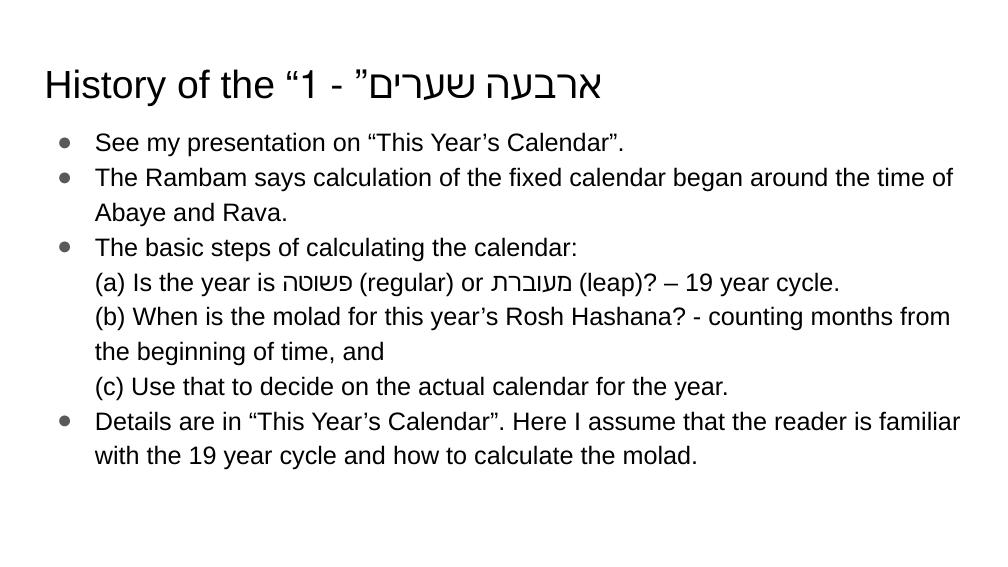
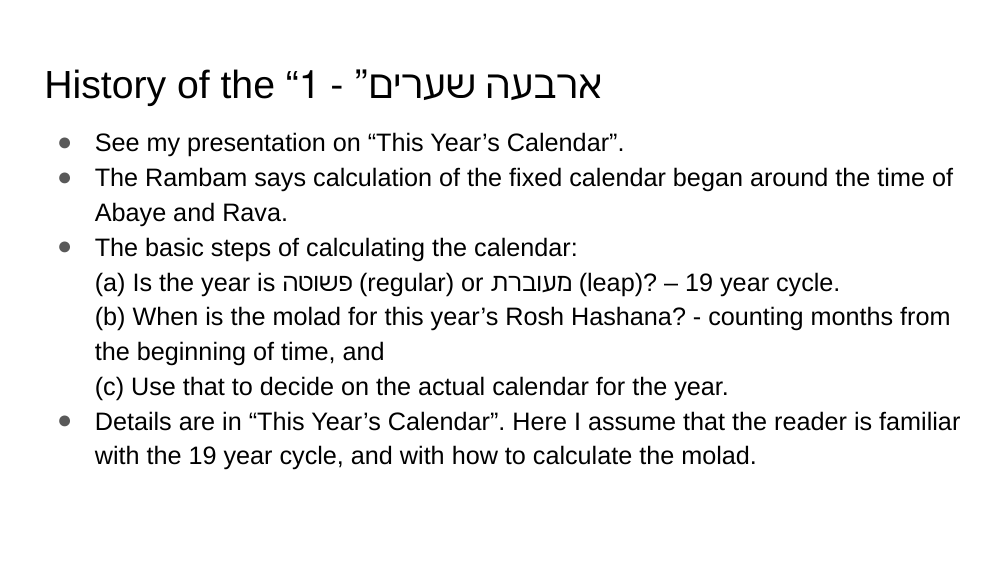
Before and after one commit to MichoelR/Keviyus, a slide deck: slide 3 of FourGates/FourGates.pptx. Drawn at 1008x567 pixels with LibreOffice and Linux fonts; fonts in the diff are those of the drawing. Boxes give left, top, right and bottom in pixels: in the first picture for what was removed or moved away, otherwise in the second. Text is boxed around its words. In the diff, an @@ line names an element or a change of style, - is before the commit and + after.

```diff
--- a/FourGates/FourGates.pptx
+++ b/FourGates/FourGates.pptx
@@ text at [95,411,960,470]: text changed @@
-● Details are in “This Year’s Calendar”. Here I assume that the reader is familiar with the 19 year cycle and how to calculate the molad.
+● Details are in “This Year’s Calendar”. Here I assume that the reader is familiar with the 19 year cycle, and with how to calculate the molad.
```
Also in this commit, not shown: 4 other slides changed, 1 slide added.
